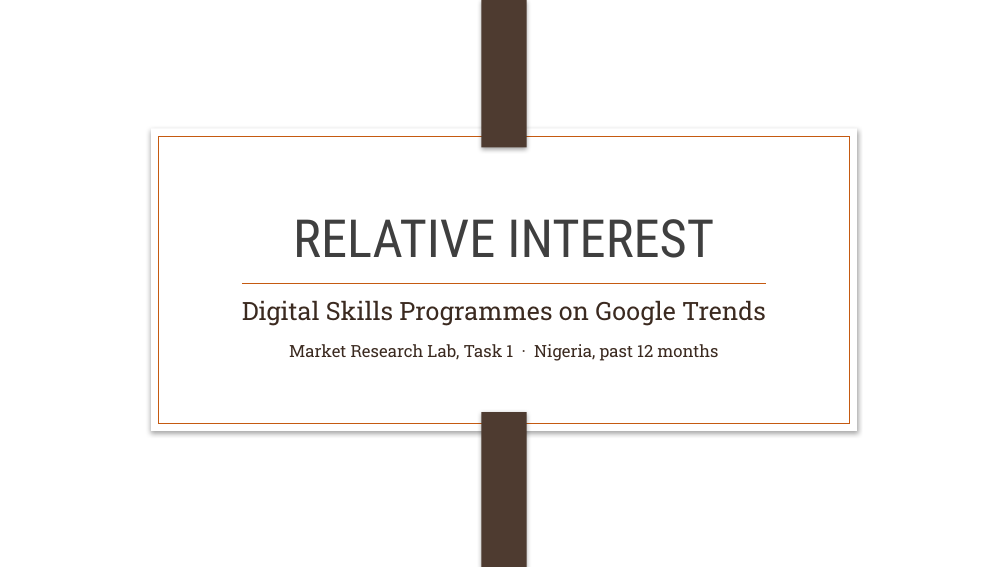
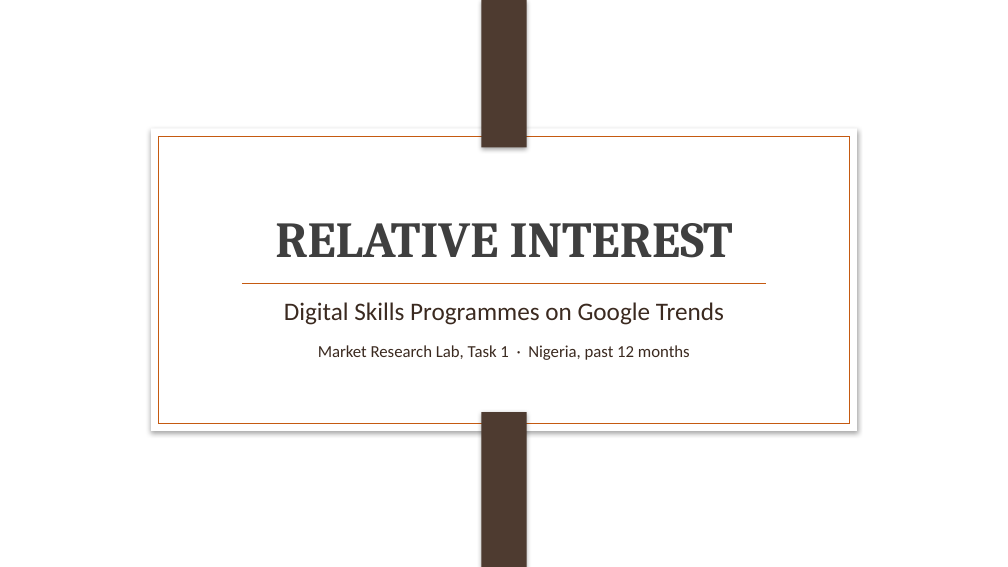
Before and after one commit to BadboyVee/BlackHoleeee, a slide deck: slide 1 of assignment/Relative_Interest_Pie_Chart_PZ.pptx. Drawn at 1008x567 pixels with LibreOffice and Linux fonts; fonts in the diff are those of the drawing; background and template pictures are left out. Boxes give left, top, right and bottom in pixels: in the first picture for what was removed or moved away, otherwise in the second. Text is boxed around its words. In the diff, an @@ line names an element or a change of style, - is before the commit and + after.

```diff
--- a/assignment/Relative_Interest_Pie_Chart_PZ.pptx
+++ b/assignment/Relative_Interest_Pie_Chart_PZ.pptx
@@ title "RELATIVE INTEREST" at (x1=275, y1=223, x2=733, y2=258): size 50 to 48 pt, font Roboto Condensed to Cambria, bold on @@
@@ subtitle "Digital Skills Programmes on Google ..." at (x1=284, y1=302, x2=724, y2=360): font Roboto Slab to Calibri @@
```
Also in this commit, not shown: 4 other slides changed, 7 other files.
